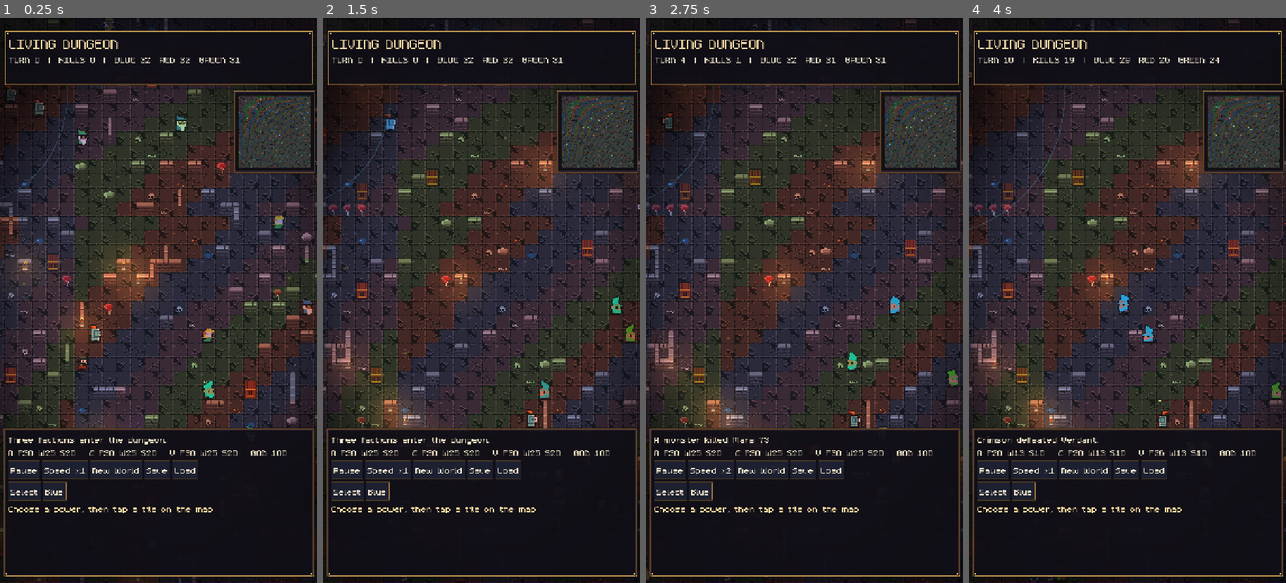
Above: before the commit, frames 1-4 (left to right).
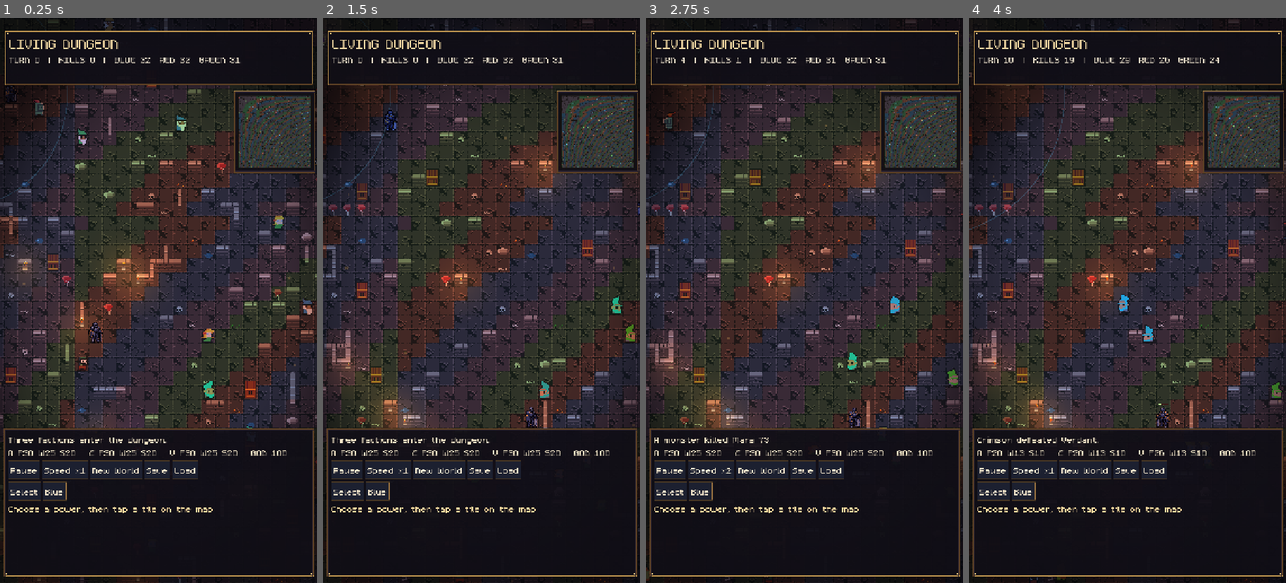
Above: after the commit, the same moments.

Repository: Garchita098/Akudama-Builder
Game: Godot game, scene res://Main.tscn
Same seed, same stepped clock (60 frames per second), same inputs: the game is played once before the commit and once after it.
Inputs:
- Up to frame 1 (0.25 s): no input
- Up to frame 2 (1.5 s): click "New World" at 0.5 s; click "New World" at 1.25 s
- Up to frame 3 (2.75 s): click "Speed x1" at 2 s
- Up to frame 4 (4 s): click "Speed x2" at 2.75 s; click "Speed x4" at 3.5 s

The runs differ from the first frame. In frame 1, 0.2% of the frame differs, in the area x 1-33%, y 12-58%; in frame 2, 0.2%, in the area x 18-100%, y 16-73%; in frame 3, 0.1%; in frame 4, 0.1%.

Commit message:
Make AI ingest reject bad pixel grids and target 32x48 units.
Auto grid detection was locking onto a ~63px period and collapsing figures
into a 2x5 blob. Implausible cells are rejected, --pixel-grid 1 skips the
grid, and colors are matched in CIELAB with a despeckle pass so gold trim
stays gold. Units default to 32x48 on the existing 32-unit tile; legacy
16px art is still drawn at 2x so the map framing stays coherent.

Co-authored-by: Garchita098 <Garchita098@users.noreply.github.com>

Diff:
--- a/projects/dungeon_godot/world.gd
+++ b/projects/dungeon_godot/world.gd
@@ -2,6 +2,10 @@
 const Art = preload("res://presentation.gd")
 # Living Dungeon. Simulation is tile-based; pixels below are presentation only.
 const GRID := Vector2i(96, 96)
+# 32 world units per cell. New floor art is 32×32 drawn at 1× into this cell;
+# legacy 16×16 CC0 tiles are stretched to the same square. At zoom 1 a
+# 720×1280 portrait shows about 22×40 cells of the 96×96 map. Drawing 32px
+# tiles at 2× (TILE 64) would show about 11×20 cells unless every zoom halved.
 const TILE := 32.0
 const FACTIONS := [Color("#5bbdf1"), Color("#ed6969"), Color("#8fd878")]
 const BIOME_TINT := [Color(0.94, 0.9, 1.04), Color(0.78, 1.08, 0.76), Color(1.1, 0.84, 0.72), Color(0.72, 0.9, 1.14)]
@@ -721,6 +725,7 @@
             var origin := Vector2(x, y) * TILE
             var mod := _shade(x, y, lights, claims)
             var floor_tex: Texture2D = art.floors[(x * 3 + y * 5) % art.floors.size()]
+            # 32×32 source tiles land 1:1. Legacy 16×16 tiles scale up to the cell.
             draw_texture_rect(floor_tex, Rect2(origin, Vector2(TILE, TILE)), false, mod)
             if cell_is_wall(x, y):
                 var wall_tex: Texture2D = art.wall_texture(x, y, wall_fn)
@@ -814,8 +819,11 @@
     var tex: Texture2D = art.keep_texture(int(base.level), int(base.team))
     var foot := Vector2(base.p) * TILE + Vector2(TILE * 0.5, TILE - 2.0)
     var mod := _shade(int(base.p.x), int(base.p.y), lights, claims)
-    _draw_ground_shadow(foot, float(tex.get_width()) * 1.4)
-    _draw_sprite(tex, foot, mod, false)
+    # Building canvases stay 48×48 / 64×64 / 96×80 and are still drawn at 2×
+    # (3, 4, and 6 cells). A 64×64 boss uses _content_scale and is 1×.
+    var scale := 2.0
+    _draw_ground_shadow(foot, float(tex.get_width()) * scale * 0.7)
+    _draw_sprite(tex, foot, mod, false, scale)
 
 func _draw_portal(ruin: Vector2i, now: int, lights: Array, claims: Array) -> void:
     var frame: Texture2D = art.frame_at(art.portal, now, 160)
@@ -838,10 +846,11 @@
     var mod := _shade(int(m.p.x), int(m.p.y), lights, claims)
     if int(m.get("flash_until", 0)) > now:
         mod = Color(1.8, 1.7, 1.6)
-    _draw_ground_shadow(foot, float(tex.get_width()) * 1.5)
+    var scale := _content_scale(tex)
+    _draw_ground_shadow(foot, float(tex.get_width()) * scale * 0.75)
     if face < 0:
         foot.x -= 2.0
-    _draw_sprite(tex, foot, mod, face < 0)
+    _draw_sprite(tex, foot, mod, face < 0, scale)
 
 func _draw_unit(f: Dictionary, tween: float, now: int, lights: Array, claims: Array) -> void:
     var moving: bool = f.p != f.old
@@ -866,10 +875,11 @@
     var mod := _shade(int(f.p.x), int(f.p.y), lights, claims)
     if int(hit_flash.get(id, 0)) > now:
         mod = Color(1.85, 1.75, 1.6)
-    _draw_ground_shadow(foot, float(tex.get_width()) * 1.6)
-    _draw_sprite(tex, foot, mod, face < 0)
+    var scale := _content_scale(tex)
+    _draw_ground_shadow(foot, float(tex.get_width()) * scale * 0.8)
+    _draw_sprite(tex, foot, mod, face < 0, scale)
     if int(f.hp) < 5:
-        var bar := foot + Vector2(-12, -float(tex.get_height()) * 2.0 - 6.0)
+        var bar := foot + Vector2(-12, -float(tex.get_height()) * scale - 6.0)
         draw_rect(Rect2(bar, Vector2(24, 3)), Color("#3a1818"))
         draw_rect(Rect2(bar, Vector2(24.0 * float(f.hp) / 5.0, 3)), Color("#b6e08a"))
     if f.id == selected and art.select_ring:
@@ -918,11 +928,25 @@
         color.a *= 0.14
         draw_texture_rect(art.glow, Rect2(center - Vector2(radius, radius), Vector2(radius * 2.0, radius * 2.0)), false, color)
 
-func _draw_sprite(tex: Texture2D, foot: Vector2, mod: Color, flip: bool) -> void:
+func _content_scale(tex: Texture2D) -> float:
+    # CC0 placeholders are the old half-density canvases (16×N, and the
+    # 32×36 demon). They are drawn at 2× so a 16px sprite still fills one
+    # cell. New AI canvases are 1 texel per world unit: 32×32, 32×48, ~64×64.
+    var w := tex.get_width()
+    var h := tex.get_height()
+    if w == 32 and h == 36:
+        return 2.0
+    if w >= 32 and h >= 32:
+        return 1.0
+    return 2.0
+
+
+func _draw_sprite(tex: Texture2D, foot: Vector2, mod: Color, flip: bool, scale: float = -1.0) -> void:
     if tex == null:
         return
-    var w := float(tex.get_width()) * 2.0
-    var h := float(tex.get_height()) * 2.0
+    var draw_scale := scale if scale > 0.0 else _content_scale(tex)
+    var w := float(tex.get_width()) * draw_scale
+    var h := float(tex.get_height()) * draw_scale
     var origin := Vector2(foot.x - w * 0.5, foot.y - h)
     if flip:
         draw_set_transform(Vector2(origin.x + w, origin.y), 0.0, Vector2(-1, 1))
Binary file changed: projects/dungeon_godot/art/units/azure/warrior_idle_0.png
Binary file changed: projects/dungeon_godot/art/units/azure/warrior_idle_1.png
Binary file changed: projects/dungeon_godot/art/units/azure/warrior_idle_2.png
Binary file changed: projects/dungeon_godot/art/units/azure/warrior_idle_3.png
Binary file added: projects/dungeon_godot/previews/azure_warrior_idle_contact.png
Binary file changed: projects/dungeon_godot/screenshots/overview.png
Binary file changed: projects/dungeon_godot/screenshots/units.png
Not shown, changed: projects/dungeon_godot/art/STYLE_BIBLE.md
Not shown, changed: projects/dungeon_godot/tools/README.md
Not shown, changed: projects/dungeon_godot/tools/ingest_ai.py
Not shown, changed: projects/dungeon_godot/tools/prompt_templates.md
